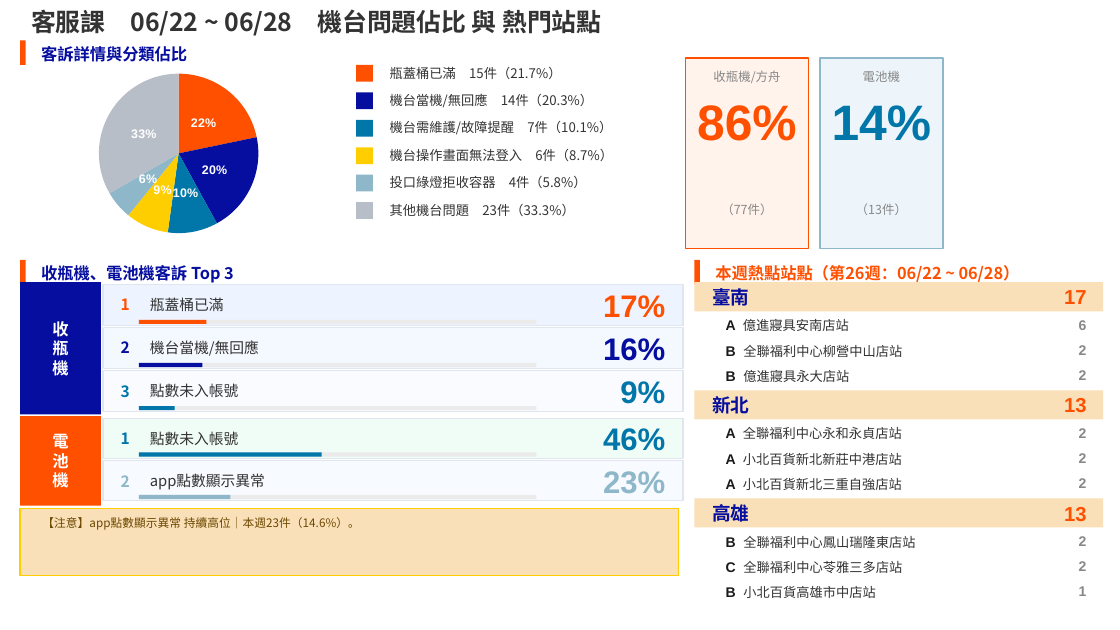
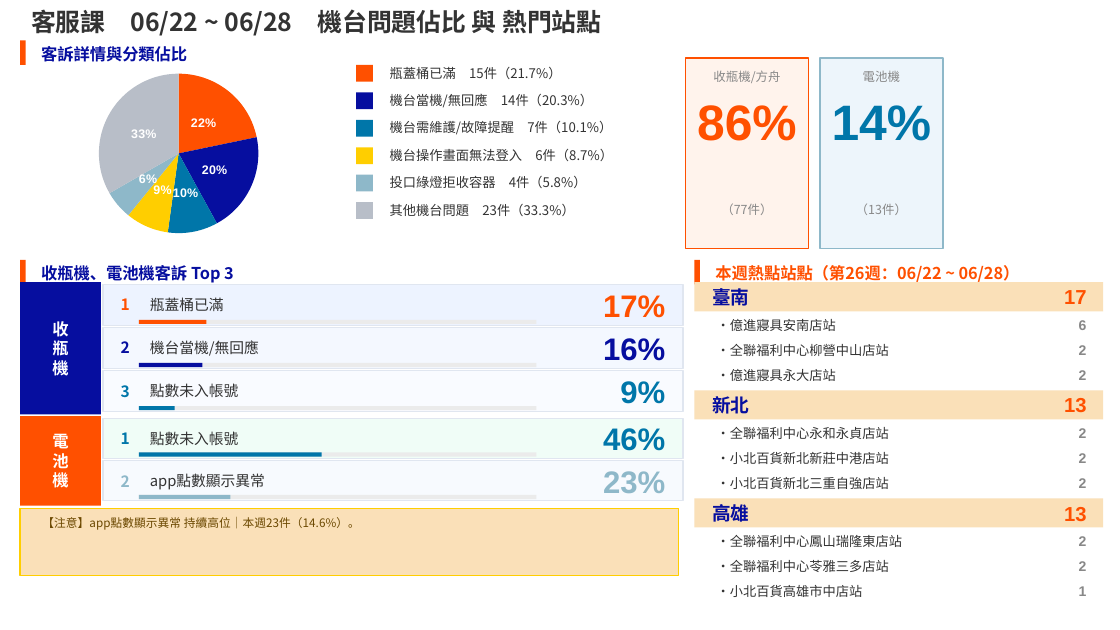
Before and after one commit to fen-ecoco/Operations-Weekly-Report, a slide deck: slide 2 of weekly-ppt/ecoco_週報_第26週_0622-0628.pptx. Drawn at 1120x630 pixels with LibreOffice and Linux fonts; fonts in the diff are those of the drawing. Boxes give left, top, right and bottom in pixels: in the first picture for what was removed or moved away, otherwise in the second. Text is boxed around its words. In the diff, an @@ line names an element or a change of style, - is before the commit and + after.

```diff
--- a/weekly-ppt/ecoco_週報_第26週_0622-0628.pptx
+++ b/weekly-ppt/ecoco_週報_第26週_0622-0628.pptx
@@ text at [717, 319, 836, 331]: text changed @@
-A 億進寢具安南店站
+・億進寢具安南店站
@@ text at [717, 344, 889, 356]: text changed @@
-B 全聯福利中心柳營中山店站
+・全聯福利中心柳營中山店站
@@ text at [717, 369, 836, 381]: text changed @@
-B 億進寢具永大店站
+・億進寢具永大店站
@@ text at [717, 427, 889, 439]: text changed @@
-A 全聯福利中心永和永貞店站
+・全聯福利中心永和永貞店站
@@ text at [717, 452, 889, 464]: text changed @@
-A 小北百貨新北新莊中港店站
+・小北百貨新北新莊中港店站
@@ text at [717, 477, 889, 489]: text changed @@
-A 小北百貨新北三重自強店站
+・小北百貨新北三重自強店站
@@ text at [717, 535, 902, 547]: text changed @@
-B 全聯福利中心鳳山瑞隆東店站
+・全聯福利中心鳳山瑞隆東店站
@@ text at [717, 560, 889, 572]: text changed @@
-C 全聯福利中心苓雅三多店站
+・全聯福利中心苓雅三多店站
@@ text at [717, 585, 863, 597]: text changed @@
-B 小北百貨高雄市中店站
+・小北百貨高雄市中店站
```
Also in this commit, not shown: 1 other slide changed, 21 other files.
